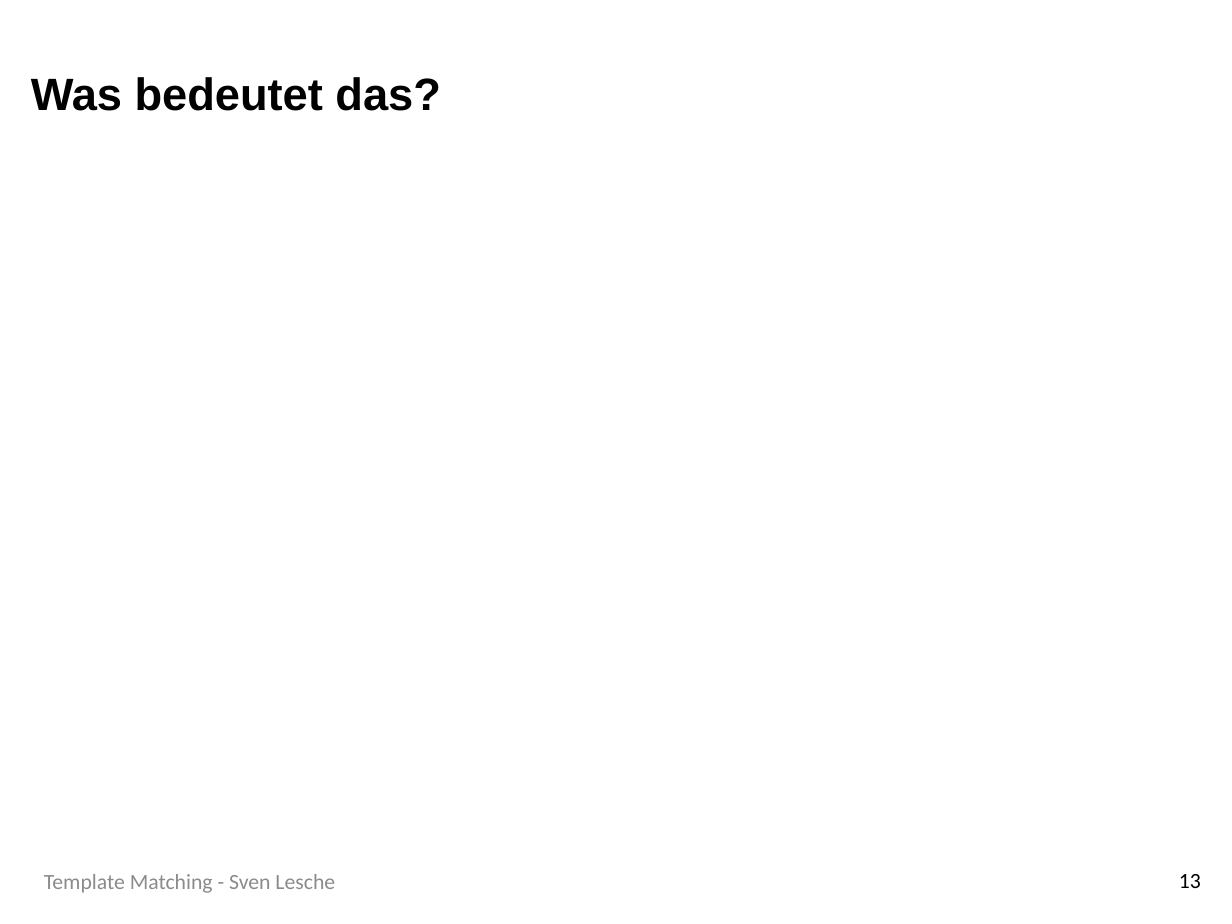
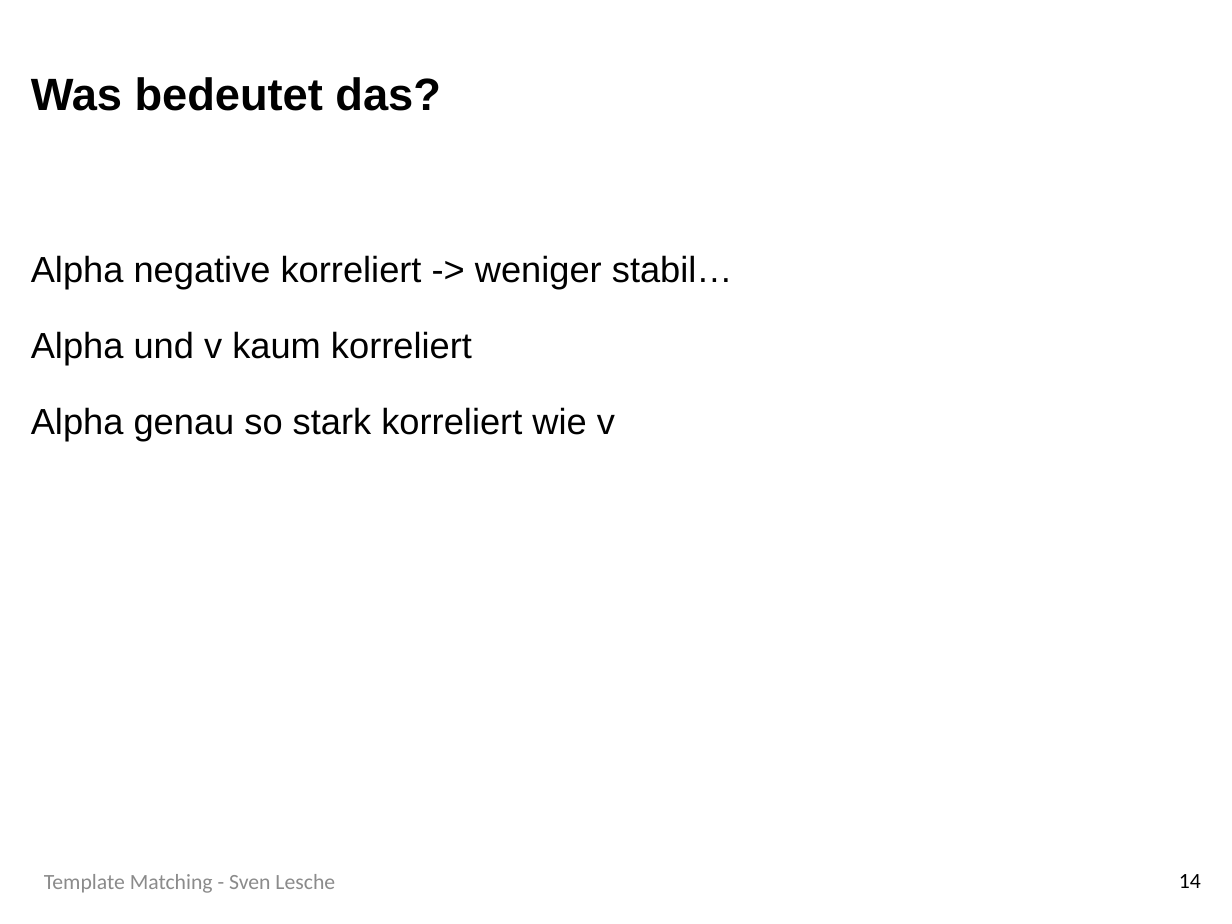
Before and after one commit to SLesche/levy-intelligence, a slide deck: slide 14 of presentations/levy_presentation.pptx (slide 13 before the commit). Drawn at 1232x924 pixels with LibreOffice and Linux fonts; fonts in the diff are those of the drawing; background and template pictures are left out. Boxes give left, top, right and bottom in pixels: in the first picture for what was removed or moved away, otherwise in the second. Text is boxed around its words. In the diff, an @@ line names an element or a change of style, - is before the commit and + after.

```diff
--- a/presentations/levy_presentation.pptx
+++ b/presentations/levy_presentation.pptx
@@ text added at (31, 255, 733, 441), 20 pt, text #000000 @@
+Alpha negative korreliert -> weniger stabil…
+Alpha und v kaum korreliert
+Alpha genau so stark korreliert wie v
@@ page number at (1179, 874, 1201, 888): text changed @@
-13
+14
```
Also in this commit, not shown: 3 other slides changed, 2 slides added, 1 other file.
